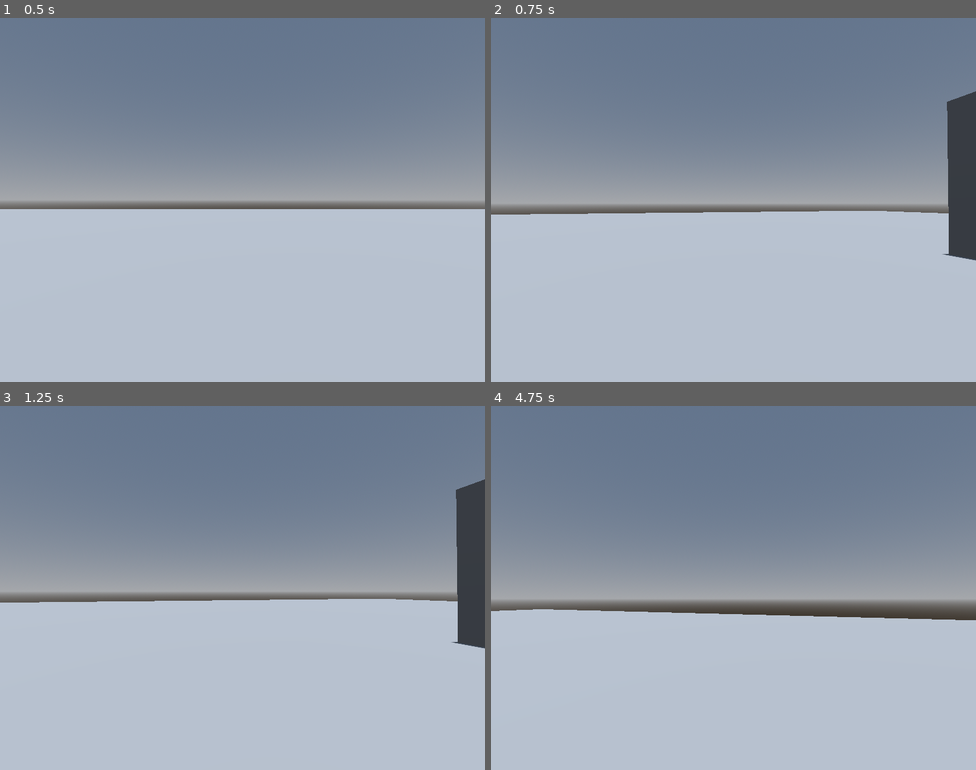
Above: before the commit, frames 1-4 (two rows, left to right).
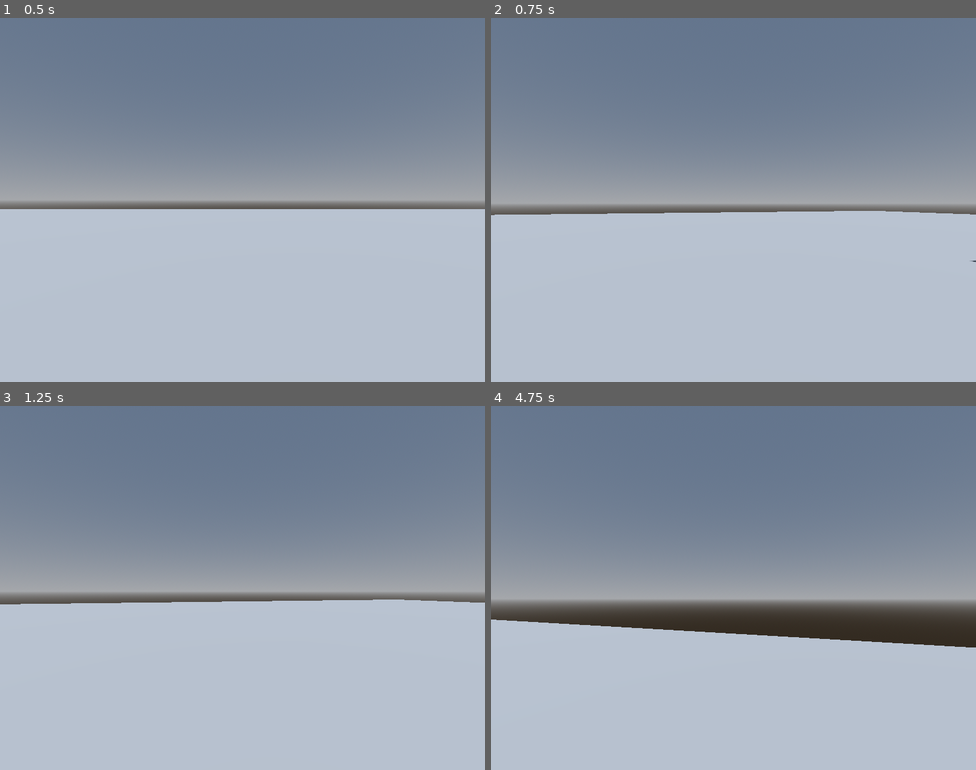
Above: after the commit, the same moments.

Repository: Gabe051/AsbestosisDev
Game: Godot game, scene res://Scenes/main.tscn
Same seed, same stepped clock (60 frames per second), same inputs: the game is played once before the commit and once after it.
Inputs (mouse positions are in pixels of both pictures, inside the frame that each line leads up to):
- Up to frame 1 (0.5 s): no input
- Up to frame 2 (0.75 s): tap Enter at 0.5 s; move the mouse to (757, 200) at 0.52 s; hold W (forward) from 0.53 s (still down); hold Shift (sprint) from 0.53 s (still down)
- Up to frame 3 (1.25 s): keep holding W (forward); keep holding Shift (sprint)
- Up to frame 4 (4.75 s): keep holding W (forward); move the mouse to (709, 588) at 1.27 s; release Shift (sprint) at 1.28 s; tap Shift (sprint) at 1.35, 2.85, 4.35 s; tap Space at 2 s; move the mouse to (743, 580) at 2.02 s; hold Shift (sprint) 2.03-2.78 s; move the mouse to (728, 595) at 2.77 s; tap Enter at 3.5 s; move the mouse to (767, 591) at 3.52 s; hold Shift (sprint) 3.53-4.28 s; move the mouse to (694, 584) at 4.27 s

Frame 1 is identical in both runs. In frame 2, 2.6% of the frame differs, in the area x 0-100%, y 20-68%; in frame 3, 2.9%; in frame 4, 5.3%, in the area x 0-100%, y 55-67%.

Commit message:
Adjusted where movement updates

Diff:
--- a/Scripts/PlayerController.gd
+++ b/Scripts/PlayerController.gd
@@ -20,4 +20,8 @@
 		head.rotation.x = clamp(head.rotation.x,-(PI/2.0), PI/2.0,)
 
 func _physics_process(delta):
+	curr_dir = lerp(curr_dir, transform.basis *
+			Vector3(input_dir.x, 0, input_dir.y).normalized(), delta * lerp_speed)
+
+	velocity = curr_dir * target_speed
 	move_and_slide()
--- a/Scripts/States/SprintingPlayerState.gd
+++ b/Scripts/States/SprintingPlayerState.gd
@@ -5,14 +5,15 @@
 @onready var player := $"../.."
 
 func enter() -> void:
-	player.target_speed = 8.0
+	player.target_speed = 10.0
 
 func exit() -> void:
 	pass
 
 func update(delta : float) -> void:
+	player.input_dir = Input.get_vector("left","right", "forward", "backward")
 
-	if Input.get_vector("left","right","forward", "backward") == Vector2.ZERO:
+	if player.input_dir == Vector2.ZERO:
 		transition.emit("IdlePlayerState")
 
 	if Input.is_action_pressed("sprint"):
--- a/Scripts/States/WalkingPlayerState.gd
+++ b/Scripts/States/WalkingPlayerState.gd
@@ -14,10 +14,7 @@
 	pass
 
 func physics_update(delta : float) -> void:
-	player.curr_dir = lerp(player.curr_dir, player.transform.basis *
-			Vector3(player.input_dir.x, 0, player.input_dir.y).normalized(), delta * player.lerp_speed)
-
-	player.velocity = player.curr_dir * player.target_speed
+	pass
 
 func update(delta : float) -> void:
 	player.input_dir = Input.get_vector("left","right", "forward", "backward")
